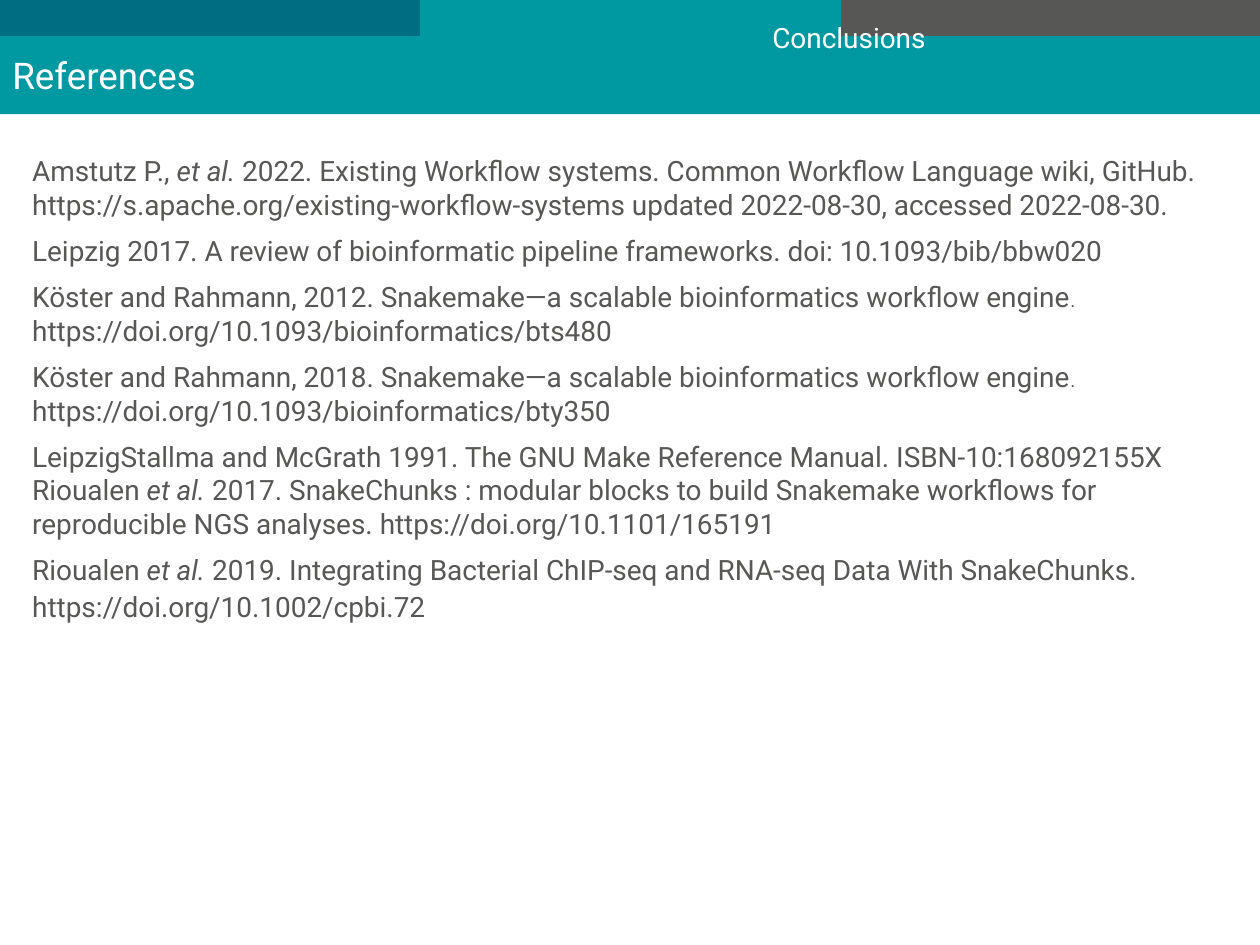
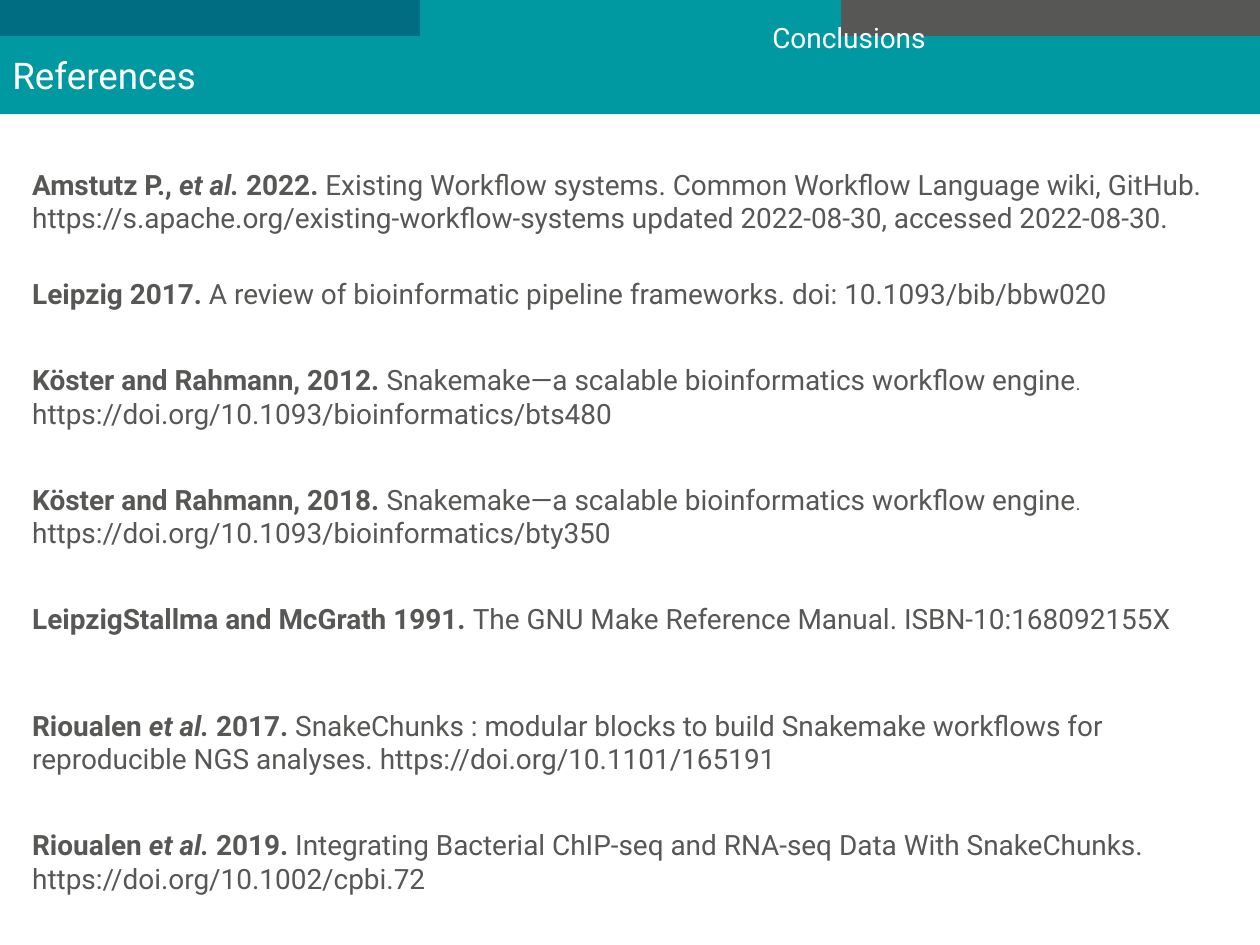
Before and after one commit to mesocentre-clermont-auvergne/formation_fair, a slide deck: slide 18 of fair_workflow/fair_workflow_cours/introduction_snakemake.odp (slide 17 before the commit). Drawn at 1260x945 pixels with LibreOffice and Linux fonts; fonts in the diff are those of the drawing; background and template pictures are left out. Boxes give left, top, right and bottom in pixels: in the first picture for what was removed or moved away, otherwise in the second. Text is boxed around its words. In the diff, an @@ line names an element or a change of style, - is before the commit and + after.

```diff
--- a/fair_workflow/fair_workflow_cours/introduction_snakemake.odp
+++ b/fair_workflow/fair_workflow_cours/introduction_snakemake.odp
@@ text "Amstutz P., et al. 2022. ...": place and size @@
-text "Amstutz P., et al. 2022. ..." at box(32, 160, 1195, 623)
+text "Amstutz P., et al. 2022. ..." at box(32, 173, 1201, 895)
@@ text "Amstutz P., et al. 2022. ..." at box(32, 173, 1201, 895): bold on in "Amstutz P., et al. 2022.", "Leipzig 2017.", "Köster and Rahmann, 2012.", "Köster and Rahmann, 2018." and 3 more places; more space between paragraphs @@
```
Also in this commit, not shown: 15 other slides changed, 1 slide added, 18 other files.
